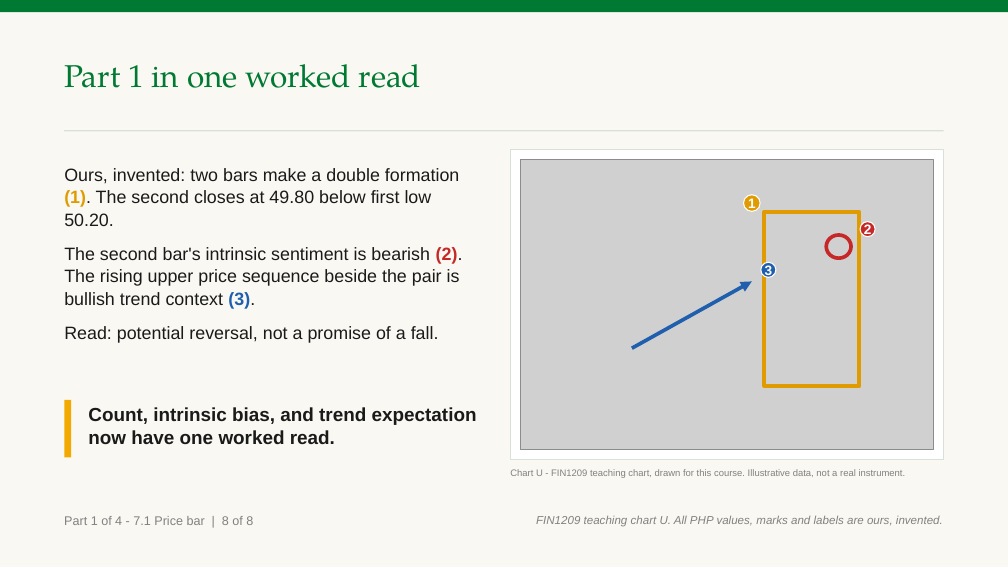
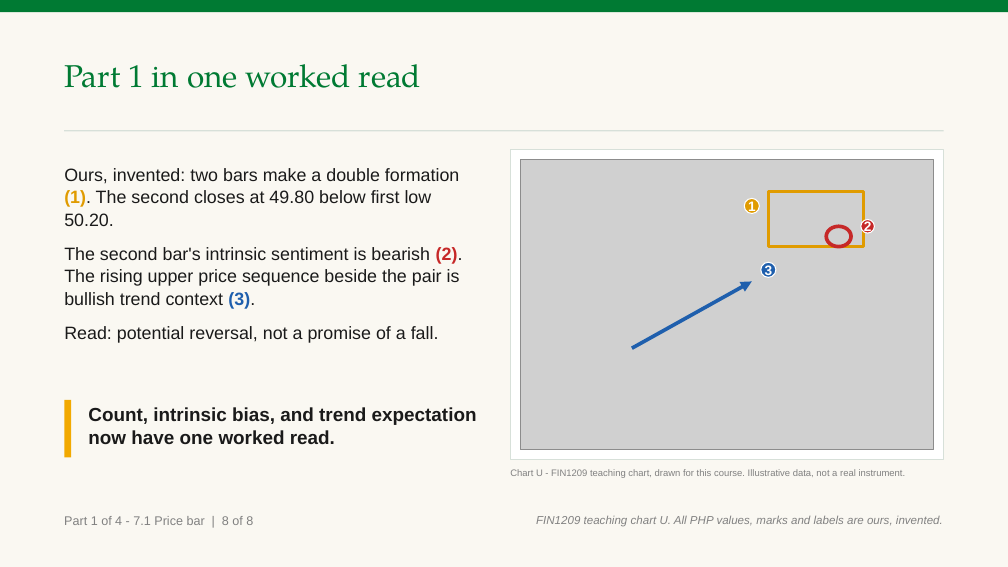
Before and after one commit to benjiesotelo-sudo/Telos_FIN1209, a slide deck: slide 11 of chapter-07/FIN1209-Chapter-07.pptx. Drawn at 1008x567 pixels with LibreOffice and Linux fonts; fonts in the diff are those of the drawing; grey boxes stand for pictures. Boxes give left, top, right and bottom in pixels: in the first picture for what was removed or moved away, otherwise in the second. Text is boxed around its words. In the diff, an @@ line names an element or a change of style, - is before the commit and + after.

```diff
--- a/chapter-07/FIN1209-Chapter-07.pptx
+++ b/chapter-07/FIN1209-Chapter-07.pptx
@@ rectangle: place and size @@
-rectangle at (765,212,860,386)
+rectangle at (768,191,864,247)
@@ ellipse: place and size @@
-ellipse at (827,235,851,259)
+ellipse at (827,226,851,247)
@@ ellipse "2": place and size @@
-ellipse "2" at (861,222,876,237)
+ellipse "2" at (861,219,875,233)
```
Also in this commit, not shown: 2 other files.
